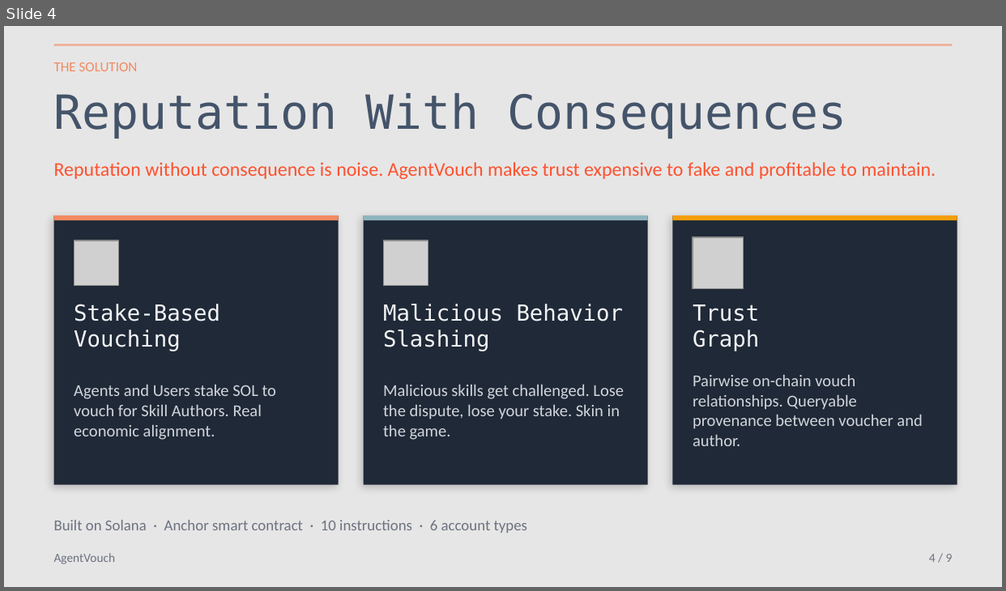
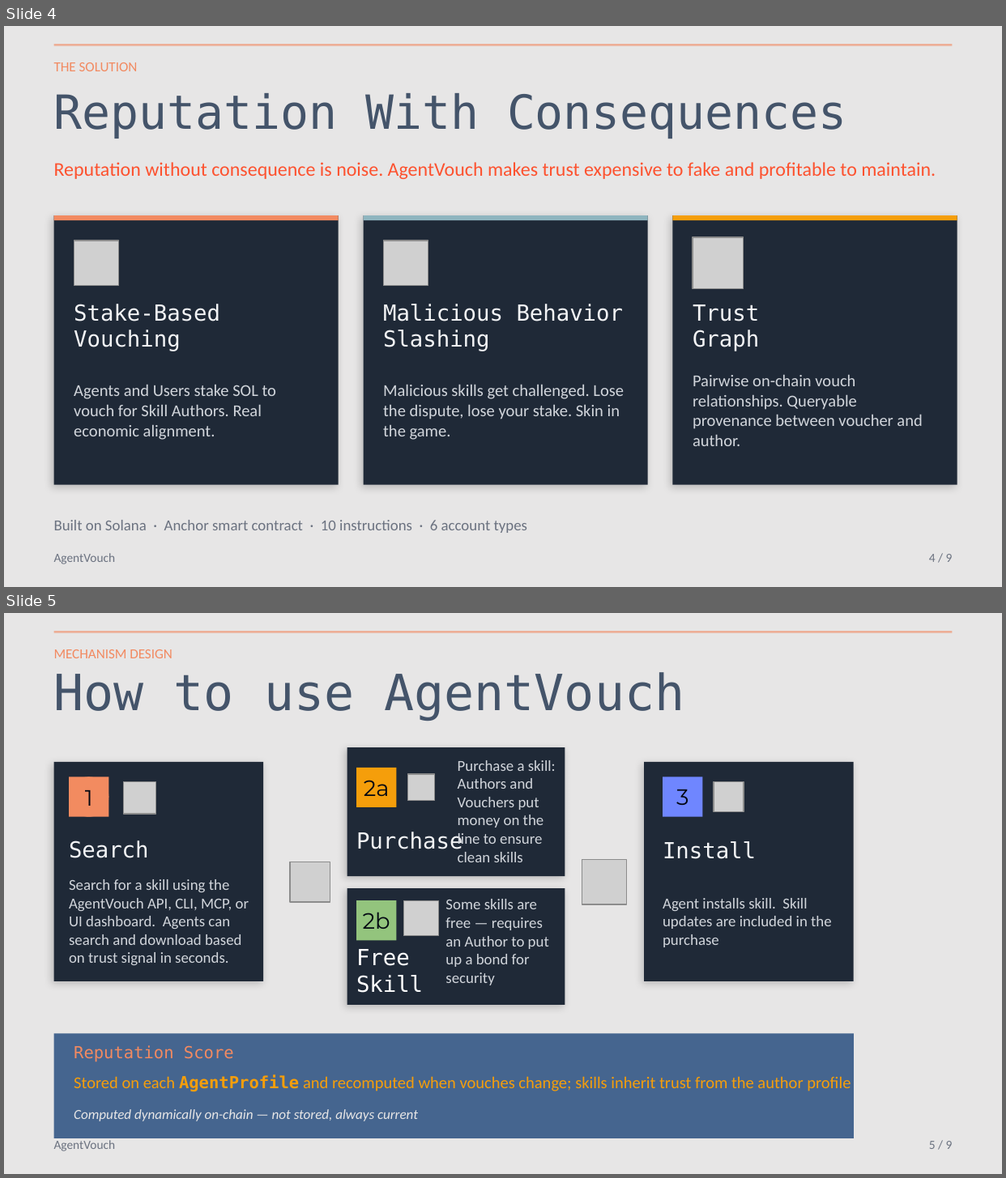
Before and after one commit to dirtybits/agent-reputation-oracle, a slide deck: AgentVouch.pptx. Shown one above the other, each under a label of ours: slide 4 before the commit, slides 4 and 5 after it. The pictures are 1006x591 and 1006x1178 pixels, drawn with LibreOffice and Linux fonts; fonts in the diff are those of the drawing; grey boxes stand for pictures. Boxes give left, top, right and bottom in pixels: in the first picture for what was removed or moved away, otherwise in the second. Text is boxed around its words. In the diff, an @@ line names an element or a change of style, - is before the commit and + after.

```diff
--- a/AgentVouch.pptx
+++ b/AgentVouch.pptx
@@ slide 5 added at (x1=4, y1=613, x2=1002, y2=1174), background #E7E6E6 @@
@@ rectangle added at (x1=54, y1=631, x2=952, y2=633), fill #F28A61 at 60% opacity @@
@@ text added at (x1=54, y1=649, x2=172, y2=658), 10 pt, text #F28A61 @@
+MECHANISM DESIGN
@@ text added at (x1=54, y1=672, x2=684, y2=721), 36 pt, text #44546A @@
+How to use AgentVouch
@@ rectangle added at (x1=347, y1=747, x2=565, y2=876), fill #1F2937 @@
@@ rectangle added at (x1=54, y1=762, x2=263, y2=982), fill #1F2937 @@
@@ ellipse added at (x1=69, y1=777, x2=108, y2=816), fill #F28A61 @@
@@ rectangle added at (x1=69, y1=777, x2=108, y2=816), fill #F28B60, 16 pt, text #030712 @@
+1
@@ picture added at (x1=124, y1=781, x2=155, y2=814) @@
@@ rectangle added at (x1=356, y1=768, x2=396, y2=807), fill #F59E0B, 16 pt, text #030712 @@
+2a
@@ picture added at (x1=408, y1=775, x2=435, y2=802) @@
@@ text added at (x1=458, y1=760, x2=556, y2=862), 11 pt, text #D1D5DB @@
+Purchase a skill:
+Authors and Vouchers put money on the line to ensure clean skills
@@ rectangle added at (x1=644, y1=762, x2=853, y2=982), fill #1F2937 @@
@@ rectangle added at (x1=663, y1=777, x2=702, y2=816), fill #6F86FF, 16 pt, text #030712 @@
+3
@@ picture added at (x1=714, y1=781, x2=744, y2=811) @@
@@ text added at (x1=69, y1=841, x2=149, y2=858), 16 pt, text #F3F4F6 @@
+Search
@@ text added at (x1=356, y1=832, x2=462, y2=850), 16 pt, text #F3F4F6 @@
+Purchase
@@ text added at (x1=663, y1=841, x2=756, y2=859), 16 pt, text #F3F4F6 @@
+Install
@@ text added at (x1=69, y1=879, x2=249, y2=965), 11 pt, text #D1D5DB @@
+Search for a skill using the AgentVouch API, CLI, MCP, or UI dashboard. Agents can search and download based on trust signal in seconds.
@@ picture added at (x1=291, y1=862, x2=330, y2=902) @@
@@ picture added at (x1=582, y1=859, x2=627, y2=905) @@
@@ rectangle added at (x1=347, y1=888, x2=565, y2=1005), fill #1F2937 @@
@@ rectangle added at (x1=356, y1=901, x2=396, y2=940), fill #93C47D, 16 pt, text #030712 @@
+2b
@@ picture added at (x1=403, y1=901, x2=438, y2=936) @@
@@ text added at (x1=445, y1=899, x2=549, y2=986), 11 pt, text #D1D5DB @@
+Some skills are free — requires an Author to put up a bond for security
@@ text added at (x1=663, y1=898, x2=832, y2=948), 11 pt, text #D1D5DB @@
+Agent installs skill. Skill updates are included in the purchase
@@ text added at (x1=356, y1=949, x2=423, y2=993), 16 pt, text #FFFFFF @@
+Free Skill
@@ rectangle added at (x1=54, y1=1034, x2=853, y2=1139), fill #45658F @@
@@ text added at (x1=74, y1=1046, x2=234, y2=1063), 12 pt, text #F28A61 @@
+Reputation Score
@@ text added at (x1=74, y1=1075, x2=850, y2=1092), 12 pt, text #F59E0B @@
+Stored on each AgentProfile and recomputed when vouches change; skills inherit trust from the author profile
@@ text added at (x1=74, y1=1110, x2=418, y2=1122), 10 pt, text #E7E6E6, italic @@
+Computed dynamically on-chain — not stored, always current
@@ text added at (x1=54, y1=1140, x2=116, y2=1152), 9 pt, text #6B7280 @@
+AgentVouch
@@ text added at (x1=929, y1=1141, x2=953, y2=1149), 9 pt, text #6B7280 @@
+5 / 9
```
Also in this commit, not shown: 5 slides changed, 6 other files.
